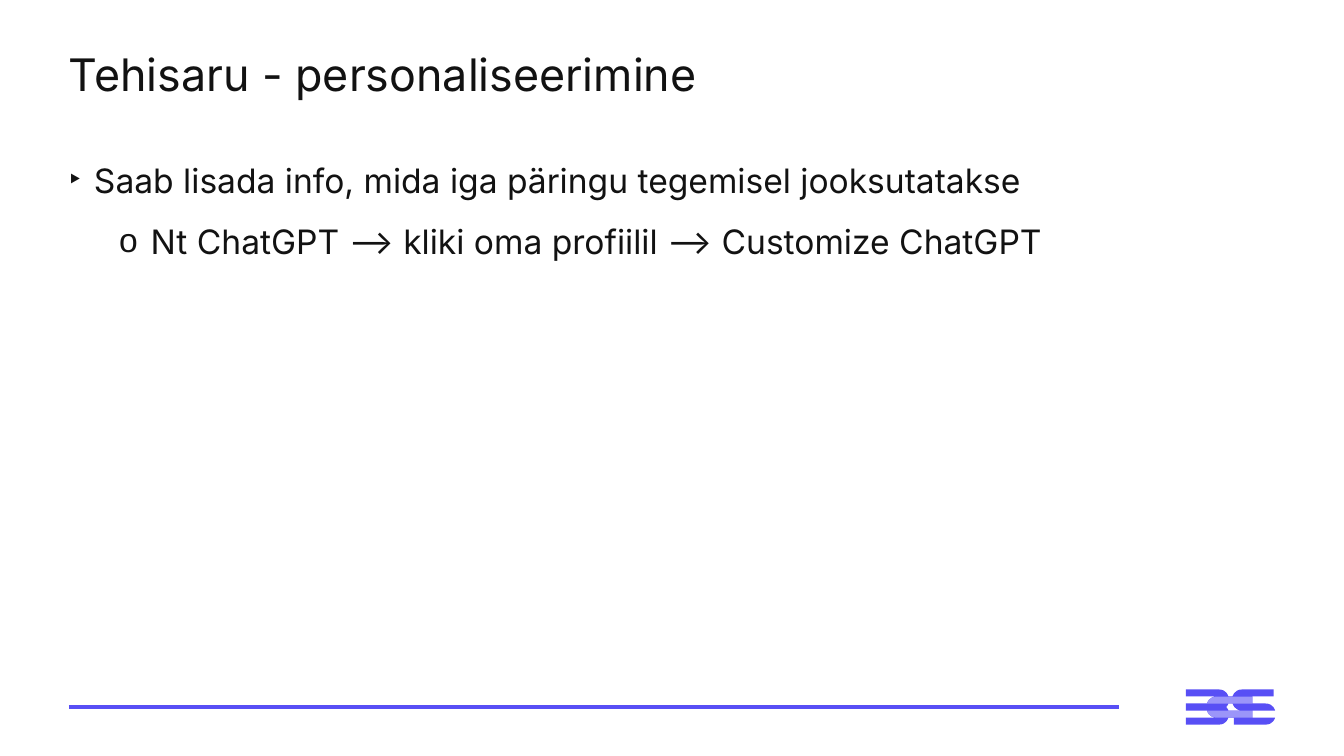
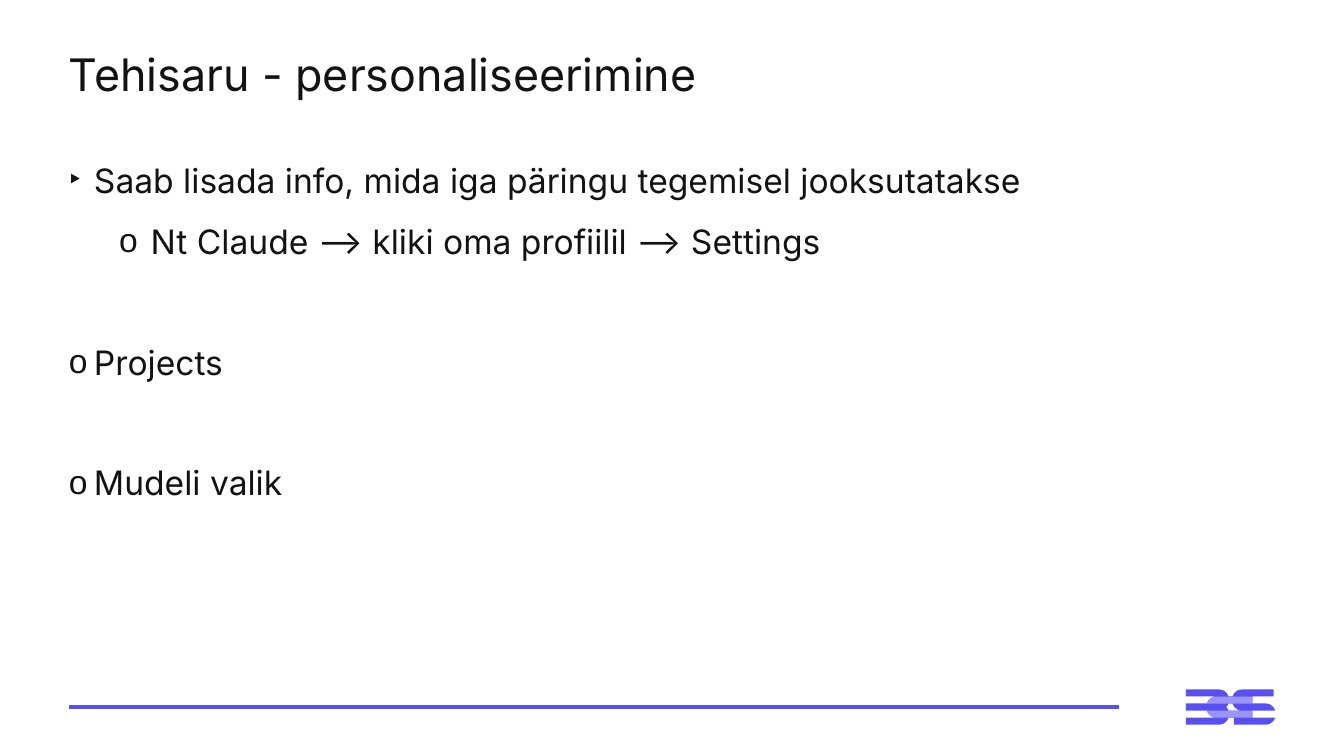
Before and after one commit to virverani/andmetarkus_2026_kevad, a slide deck: slide 12 of Day15/15-paev-andmetarkus-esitlus.pptx. Drawn at 1344x756 pixels with LibreOffice and Linux fonts; fonts in the diff are those of the drawing. Boxes give left, top, right and bottom in pixels: in the first picture for what was removed or moved away, otherwise in the second. Text is boxed around its words. In the diff, an @@ line names an element or a change of style, - is before the commit and + after.

Commit message:
Day15 slides update.

```diff
--- a/Day15/15-paev-andmetarkus-esitlus.pptx
+++ b/Day15/15-paev-andmetarkus-esitlus.pptx
@@ text at (94,228,820,496): text changed @@
-  o Nt ChatGPT --> kliki oma profiilil --> Customize ChatGPT
+  o Nt Claude --> kliki oma profiilil --> Settings
+o Projects
+o Mudeli valik
```
